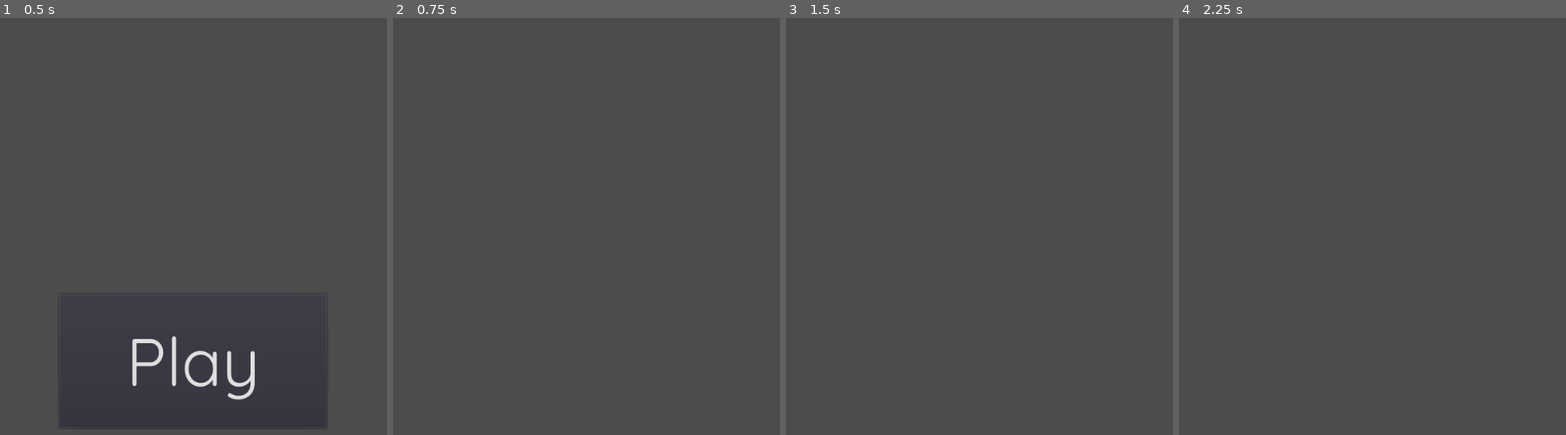
Above: before the commit, frames 1-4 (left to right).
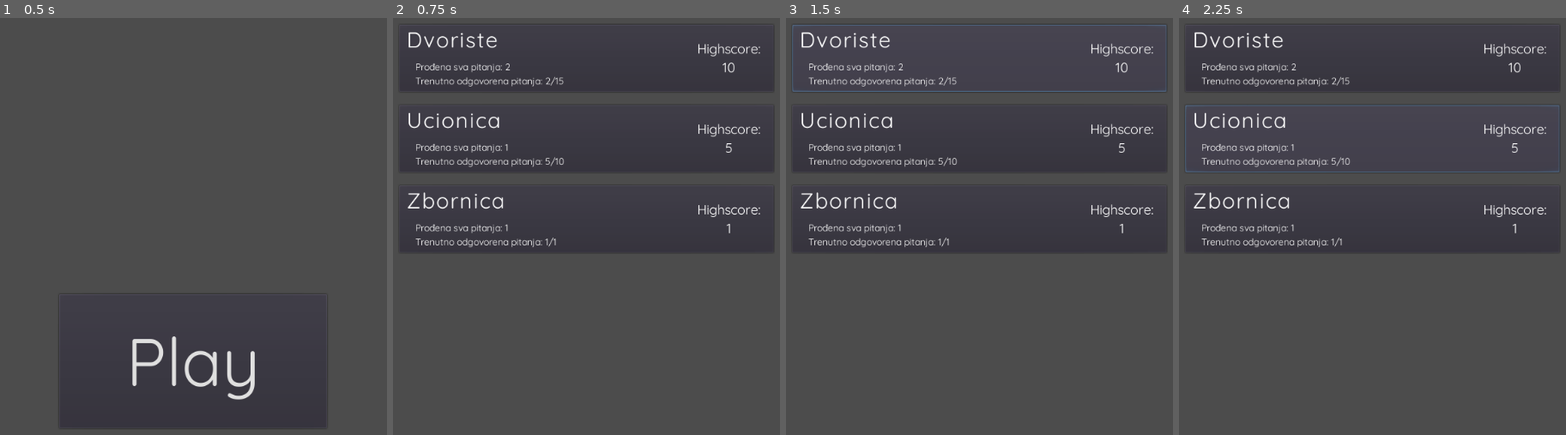
Above: after the commit, the same moments.

Repository: amalija-ramljak/superteacher
Game: Godot game, scene res://scenes/Control.tscn
Two runs of this game, one before a commit and one after it. Both use one fixed random seed, a clock stepped at 60 frames per second and the inputs below.
Inputs (mouse positions are in pixels of both pictures, inside the frame that each line leads up to):
- Up to frame 1 (0.5 s): no input
- Up to frame 2 (0.75 s): click "Play" at 0.5 s
- Up to frame 3 (1.5 s): click (979, 59) at 1.27 s
- Up to frame 4 (2.25 s): click (1372, 138) at 2.02 s

Frame 1 is identical in both runs. In frame 2, 3.0% of the frame differs, in the area x 3-95%, y 3-56%; in frame 3, 3.4%; in frame 4, 3.4%, in the area x 1-99%, y 3-56%.
Error before the commit: Invalid call. Nonexistent function 'instance' in base 'Nil'. (res://Main.gd:13)

Commit message:
functional level loading

Diff:
--- a/Main.gd
+++ b/Main.gd
@@ -4,9 +4,12 @@
 
 # prepare level list, all user data...
 func _ready():
-	var levels = self.load("res://leveldata/list.tres")
+	var levels = self.load("res://leveldata/level_list.tres")
+	print(levels)
 	# list with elements "name/hs/full_runs/current/total"
+	# that should change with special level data files and should be name only
 	levels = levels.split("\n", false)
+	var i = 0
 	for level in levels:
 		# 0-name, 1-hs, 2-full_runs, 3-current, 4-total
 		level = level.split("/", false)
@@ -15,7 +18,8 @@
 		level_selector.set_name(level[0])
 		level_selector.set_highscore(level[1])
 		level_selector.set_progress(level[2], level[3], level[4])
-
+		level_selector.rect_position.y += i * 120
+		i += 1
 
 func load(var path):
 	var file = File.new()
--- /dev/null
+++ b/leveldata/level_list.tres
@@ -0,0 +1,3 @@
+Dvoriste/10/2/2/15
+Ucionica/5/1/5/10
+Zbornica/1/1/1/1
--- a/leveldata/list.tres
+++ /dev/null
@@ -1,4 +0,0 @@
-1/Level One
-2/Level Two
-3/Level Three
-4/Level Four
--- a/scenes/Main.tscn
+++ b/scenes/Main.tscn
@@ -1,5 +1,6 @@
-[gd_scene load_steps=2 format=2]
+[gd_scene load_steps=3 format=2]
 
+[ext_resource path="res://scenes/components/LevelSelector.tscn" type="PackedScene" id=1]
 [ext_resource path="res://Main.gd" type="Script" id=2]
 
 [node name="Control" type="Control"]
@@ -11,3 +12,4 @@
 __meta__ = {
 "_edit_use_anchors_": false
 }
+LevelSelector = ExtResource( 1 )
--- a/scenes/components/LevelSelector.gd
+++ b/scenes/components/LevelSelector.gd
@@ -1,9 +1,4 @@
 extends Button
-
-
-# Declare member variables here. Examples:
-# var a = 2
-# var b = "text"
 
 
 # Called when the node enters the scene tree for the first time.
--- a/scenes/components/LevelSelector.tscn
+++ b/scenes/components/LevelSelector.tscn
@@ -42,18 +42,17 @@
 rect_min_size = Vector2( 420, 100 )
 
 [node name="LevelNameLabel" type="Label" parent="LevelSelectorContainer/LevelInfoContainer"]
-margin_top = -1.0
 margin_right = 420.0
-margin_bottom = 44.0
+margin_bottom = 45.0
 rect_min_size = Vector2( 420, 45 )
 custom_fonts/font = SubResource( 1 )
 text = " Level"
 valign = 1
 
 [node name="LevelProgressLabel" type="Label" parent="LevelSelectorContainer/LevelInfoContainer"]
-margin_top = 48.0
+margin_top = 49.0
 margin_right = 420.0
-margin_bottom = 98.0
+margin_bottom = 99.0
 rect_min_size = Vector2( 420, 50 )
 custom_fonts/font = SubResource( 2 )
 text = "      Prođena sva pitanja: 0
@@ -62,9 +61,8 @@
 
 [node name="HighScoreLabel" type="Label" parent="LevelSelectorContainer"]
 margin_left = 424.0
-margin_top = -1.0
 margin_right = 564.0
-margin_bottom = 99.0
+margin_bottom = 100.0
 rect_min_size = Vector2( 140, 100 )
 custom_fonts/font = SubResource( 3 )
 text = "Highscore:
